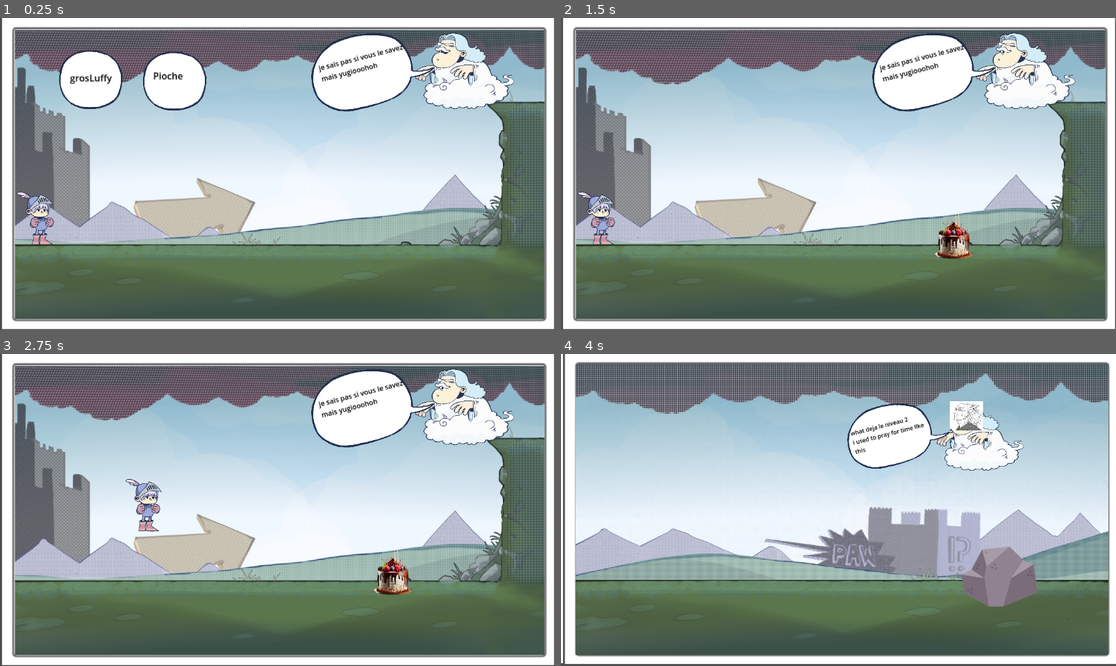
Above: before the commit, frames 1-4 (two rows, left to right).
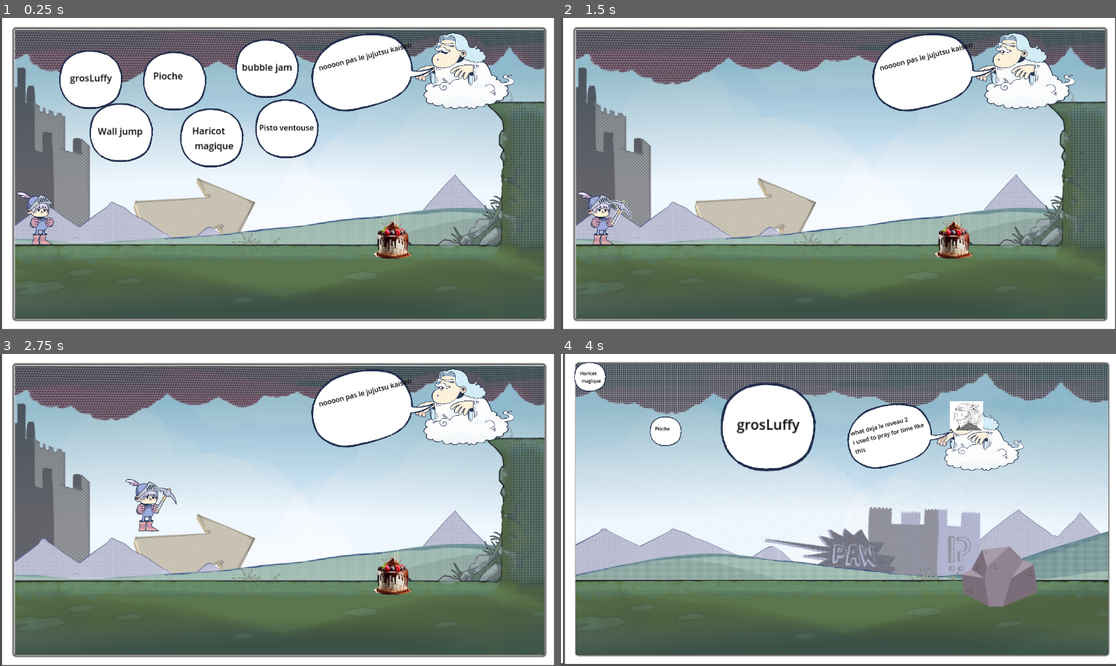
Above: after the commit, the same moments.

Repository: Iniang45/jam
Game: Godot game, scene res://Scenes/Main/main.tscn
Same seed, same stepped clock (60 frames per second), same inputs: the game is played once before the commit and once after it.
Inputs (mouse positions are in pixels of both pictures, inside the frame that each line leads up to):
- Up to frame 1 (0.25 s): no input
- Up to frame 2 (1.5 s): click "Pioche" at 0.5 s; click (649, 80) at 1.25 s, where only the run before the commit has a clickable "grosLuffy"
- Up to frame 3 (2.75 s): move the mouse to (399, 494) at 2.02 s; hold D (Right) from 2.03 s (still down); click (399, 494) at 2.1 s; tap Space (Jump) at 2.27, 2.3, 2.57 s
- Up to frame 4 (4 s): move the mouse to (727, 525) at 2.77 s; release D (Right) at 2.78 s; hold W (Down) 2.78-3.53 s; tap Space (Jump) at 2.85, 3.02, 3.32, 3.8 s; click (727, 525) at 3.05 s; move the mouse to (894, 441) at 3.52 s; hold D (Right) from 3.53 s (still down); tap 2 (camera2) at 3.6 s

The runs differ from the first frame. In frame 1, 7.9% of the frame differs, in the area x 16-75%, y 6-78%; in frame 2, 0.4%; in frame 3, 0.4%; in frame 4, 4.9%.
Error before the commit: Invalid assignment of property or key 'visible' with value of type 'bool' on a base object of type 'null instance'. (res://Scenes/Main/main.gd:20)
Error after the commit: Invalid assignment of property or key 'visible' with value of type 'bool' on a base object of type 'null instance'. (res://Scenes/Main/niveau_1.gd:36)

Commit message:
enormément de modifications

Diff:
--- a/Scenes/Main/main.gd
+++ b/Scenes/Main/main.gd
@@ -1,53 +1,53 @@
 extends Control
 var objetPorte = ""
-
+var listeItems ={}
+signal buttonClick(nom_button,niveau)
 # Called when the node enters the scene tree for the first time.
 func _ready() -> void:
-	pass # Replace with function body.
+	listeItems["piocheBulle"] = false
+	listeItems["grosluffyBulle"] = false
+	listeItems["LanceVentouseBulle"] = false
+	listeItems["ArbreBulle"] = false
+	listeItems["GrabBulle"] = false
+	listeItems["LanceurBulleBulle"] = false
 
 
 # Called every frame. 'delta' is the elapsed time since the previous frame.
 func _process(delta: float) -> void:
 
+
+
 	if Input.is_action_just_pressed("use") and objetPorte == "Pioche":
-		$cadre/Player/Pioche/Sprite2D.play()
+		$Player/Pioche/Sprite2D.play()
 	if Input.is_action_just_pressed("camera2"):
 		$Camera2D.position.x = 1724
 		$Camera2D.position.y = 330
-func _on_pioche_bulle_pressed() -> void:
+func pioche(niveau) -> void:
 	print("pioche")
-	$cadre/niveau1/piocheBulle.visible = false
-	$cadre/Player/Pioche.visible = true
+	$Player/Pioche.visible = true
 	objetPorte = "Pioche"
+	listeItems[str(objetPorte)] = true
 
 
-func _on_grosluffy_bulle_pressed() -> void:
+func gros_luffy() -> void:
 	print("grosLuffy")
 	$cadre/niveau1/grosluffy/CollisionShape2D.set_disabled(false)
 	$cadre/niveau1/grosluffyBulle.visible = false
 	$cadre/niveau1/grosluffy.visible = true
-	objetPorte = "grosLuddy"
+	objetPorte = "grosLuffy"
+	listeItems[objetPorte] = true
+
+
 
 
 func _on_player_ilamange() -> void:
 	$cadre/niveau1/grosluffy.visible = false
 
 
-func _on_niveau_1_text_changed() -> void:
-	$cadre/Narrateur/AnimatedSprite2D.play()
 
 
-func _on_lance_ventouse_bulle_pressed() -> void:
-	pass # Replace with function body.
-
-
-func _on_lanceur_bulle_bulle_pressed() -> void:
-	pass # Replace with function body.
-
-
-func _on_grab_bulle_pressed() -> void:
-	pass # Replace with function body.
-
-
-func _on_arbre_bulle_pressed() -> void:
-	pass # Replace with function body.
+func _on_button_click(nom_button: Variant, niveau: Variant) -> void:
+	print("but would you lose")
+	match nom_button:
+		"piocheBulle":
+			pioche("niveau1")
--- a/Scenes/Main/main.tscn
+++ b/Scenes/Main/main.tscn
@@ -11,9 +11,14 @@
 [ext_resource type="PackedScene" uid="uid://07ti4h3yjr4t" path="res://Scenes/Main/grosluffy_bulle.tscn" id="8_1eftr"]
 [ext_resource type="PackedScene" uid="uid://d1gbr3rmcg65y" path="res://player.tscn" id="8_ki5ua"]
 [ext_resource type="PackedScene" uid="uid://d26ciriyv0xlb" path="res://Scenes/Main/narrateur.tscn" id="9_34tiq"]
+[ext_resource type="PackedScene" path="res://Scenes/Main/lanceurBulle_bulle.tscn" id="9_fhi41"]
 [ext_resource type="Texture2D" uid="uid://cxk6q5ppsubl0" path="res://Sprite/EXEMPLE BACKGROUND.jpeg" id="10_01s04"]
+[ext_resource type="PackedScene" path="res://Scenes/Main/lanceVentouse_bulle.tscn" id="10_cs6xd"]
 [ext_resource type="Texture2D" uid="uid://vgeytfumrjyd" path="res://Sprite/look_to_the_horizon.png" id="11_7gm2m"]
+[ext_resource type="PackedScene" path="res://Scenes/Main/arbre_bulle.tscn" id="11_ii2gb"]
 [ext_resource type="Texture2D" uid="uid://c8yk5afks4th0" path="res://stones.png" id="12_mctcu"]
+[ext_resource type="PackedScene" uid="uid://cflsmu8y1tkww" path="res://Scenes/Main/grab_bulle.tscn" id="12_nfcxv"]
+[ext_resource type="Script" path="res://Scenes/Main/niveau_2.gd" id="14_orj32"]
 
 [sub_resource type="RectangleShape2D" id="RectangleShape2D_k2hvy"]
 size = Vector2(38, 155)
@@ -46,7 +51,7 @@
 texture = ExtResource("1_mnbm2")
 metadata/_edit_lock_ = true
 
-[node name="niveau1" type="Control" parent="cadre"]
+[node name="niveau1" type="Control" parent="cadre" groups=["niveaux"]]
 layout_mode = 1
 anchors_preset = 15
 anchor_right = 1.0
@@ -122,7 +127,6 @@
 shape = SubResource("RectangleShape2D_nnuhi")
 
 [node name="grosluffy" parent="cadre/niveau1" instance=ExtResource("7_mdvum")]
-visible = false
 position = Vector2(779, 439)
 scale = Vector2(0.5, 0.5)
 
@@ -134,16 +138,49 @@
 offset_bottom = 1452.0
 scale = Vector2(0.1, 0.1)
 
+[node name="LanceurBulleBulle" parent="cadre/niveau1" instance=ExtResource("9_fhi41")]
+layout_mode = 1
+offset_left = 419.0
+offset_top = -21.0
+offset_right = 1366.0
+offset_bottom = 1429.0
+scale = Vector2(0.1, 0.1)
+
+[node name="LanceVentouseBulle" parent="cadre/niveau1" instance=ExtResource("10_cs6xd")]
+layout_mode = 1
+offset_left = 460.0
+offset_top = 104.0
+offset_right = 1407.0
+offset_bottom = 1554.0
+scale = Vector2(0.1, 0.1)
+
+[node name="ArbreBulle" parent="cadre/niveau1" instance=ExtResource("11_ii2gb")]
+layout_mode = 1
+offset_left = 304.0
+offset_top = 123.0
+offset_right = 1251.0
+offset_bottom = 1573.0
+scale = Vector2(0.1, 0.1)
+
+[node name="GrabBulle" parent="cadre/niveau1" instance=ExtResource("12_nfcxv")]
+layout_mode = 1
+offset_left = 116.0
+offset_top = 112.0
+offset_right = 1063.0
+offset_bottom = 1562.0
+scale = Vector2(0.1, 0.1)
+
 [node name="Narrateur" parent="cadre" instance=ExtResource("9_34tiq")]
 z_index = 3
 position = Vector2(942, 80)
 
-[node name="niveau2" type="Control" parent="."]
+[node name="niveau2" type="Control" parent="." groups=["niveaux"]]
 anchors_preset = 0
 offset_left = 1156.0
 offset_top = 2.0
 offset_right = 2302.0
 offset_bottom = 650.0
+script = ExtResource("14_orj32")
 
 [node name="cadre" type="TextureRect" parent="niveau2"]
 layout_mode = 1
@@ -218,6 +255,36 @@
 position = Vector2(-2, 68)
 shape = SubResource("CircleShape2D_jfy1v")
 
+[node name="grosluffyBulle" parent="niveau2" instance=ExtResource("8_1eftr")]
+layout_mode = 1
+offset_left = 265.0
+offset_top = 1.0
+offset_right = 1167.0
+offset_bottom = 1401.0
+
+[node name="piocheBulle" parent="niveau2" instance=ExtResource("4_ovarf")]
+layout_mode = 1
+offset_left = 157.0
+offset_top = 113.0
+offset_right = 1104.0
+offset_bottom = 1563.0
+
+[node name="LanceVentouseBulle" parent="niveau2" instance=ExtResource("10_cs6xd")]
+layout_mode = 0
+anchors_preset = 0
+
+[node name="LanceurBulleBulle" parent="niveau2" instance=ExtResource("9_fhi41")]
+layout_mode = 0
+anchors_preset = 0
+
+[node name="GrabBulle" parent="niveau2" instance=ExtResource("12_nfcxv")]
+layout_mode = 0
+anchors_preset = 0
+
+[node name="ArbreBulle" parent="niveau2" instance=ExtResource("11_ii2gb")]
+layout_mode = 0
+anchors_preset = 0
+
 [node name="Player" parent="." instance=ExtResource("8_ki5ua")]
 z_index = 2
 position = Vector2(80, 471)
@@ -229,8 +296,12 @@
 [node name="Camera2D" type="Camera2D" parent="."]
 position = Vector2(578, 326)
 
+[connection signal="buttonClick" from="." to="." method="_on_button_click"]
+[connection signal="buttonClick" from="." to="cadre/niveau1" method="_on_main_button_click"]
+[connection signal="buttonClick" from="." to="niveau2" method="_on_main_button_click"]
 [connection signal="textChanged" from="cadre/niveau1" to="." method="_on_niveau_1_text_changed"]
-[connection signal="pressed" from="cadre/niveau1/piocheBulle" to="." method="_on_pioche_bulle_pressed"]
+[connection signal="pressed" from="cadre/niveau1/piocheBulle" to="cadre/niveau1" method="_on_pioche_bulle_pressed"]
 [connection signal="area_entered" from="cadre/niveau1/grosluffy" to="Player" method="_on_grosluffy_area_entered"]
 [connection signal="pressed" from="cadre/niveau1/grosluffyBulle" to="." method="_on_grosluffy_bulle_pressed"]
+[connection signal="pressed" from="niveau2/piocheBulle" to="niveau2" method="_on_pioche_bulle_pressed"]
 [connection signal="ilamange" from="Player" to="." method="_on_player_ilamange"]
--- a/Scenes/Main/niveau_1.gd
+++ b/Scenes/Main/niveau_1.gd
@@ -1,14 +1,41 @@
 extends Control
 var objetPorte = ""
 signal textChanged
+
 @onready var texte = $bulle/Label
 # Called when the node enters the scene tree for the first time.
 func _ready() -> void:
 	texte.text = "je sais pas si vous le savez mais yugiooohoh"
-	await get_tree().create_timer(5).timeout
 	texte.text = "noooon pas le jujutsu kaisen"
 	textChanged.emit()
 
+
+
 # Called every frame. 'delta' is the elapsed time since the previous frame.
 func _process(delta: float) -> void:
-	pass
+	var parent = get_parent().get_parent()
+	for items in parent.listeItems :
+		if parent.listeItems[items] == true:
+			var noeud = get_node(str(items))
+			noeud.visible = false
+
+
+
+
+
+
+
+
+
+
+func _on_main_button_click(nom_button: Variant, niveau: Variant) -> void:
+	print("zehhahahahah")
+	var parent = get_parent().get_parent()
+	for items in parent.listeItems :
+		print(str(items))
+		get_node(str(items)).visible = false
+
+
+func _on_pioche_bulle_pressed() -> void:
+	var parent = get_parent().get_parent()
+	parent.buttonClick.emit("piocheBulle","niveau1")
--- /dev/null
+++ b/Scenes/Main/niveau_2.gd
@@ -0,0 +1,38 @@
+extends Control
+var objetPorte = ""
+signal textChanged
+@onready var texte = $bulle/Label
+# Called when the node enters the scene tree for the first time.
+func _ready() -> void:
+	pass
+
+
+# Called every frame. 'delta' is the elapsed time since the previous frame.
+func _process(delta: float) -> void:
+	var parent = get_parent()
+	for items in parent.listeItems :
+		if parent.listeItems[items] == true:
+			var noeud = get_node(str(items))
+			noeud.visible = false
+
+
+
+
+
+
+
+
+
+
+func _on_main_button_click(nom_button: Variant, niveau: Variant) -> void:
+	print("zehhahahahah")
+	var parent = get_parent()
+	if niveau == "niveau2":
+		for items in parent.listeItems :
+			print(str(items))
+			get_node(str(items)).visible = false
+
+
+func _on_pioche_bulle_pressed() -> void:
+	var parent = get_parent()
+	parent.buttonClick.emit("piocheBulle","niveau2")
--- a/Scenes/Main/piocheBulle.tscn
+++ b/Scenes/Main/piocheBulle.tscn
@@ -1,6 +1,7 @@
-[gd_scene load_steps=2 format=3 uid="uid://bhjj23gnrfygc"]
+[gd_scene load_steps=3 format=3 uid="uid://bhjj23gnrfygc"]
 
 [ext_resource type="Texture2D" uid="uid://xgwd4b5ieil6" path="res://Sprite/BULLE RONDE.png" id="1_6pavk"]
+[ext_resource type="Script" path="res://Scenes/Main/pioche_bulle.gd" id="2_mmw20"]
 
 [node name="piocheBulle" type="TextureButton"]
 anchors_preset = 15
@@ -14,6 +15,7 @@
 grow_vertical = 2
 scale = Vector2(0.05, 0.05)
 texture_normal = ExtResource("1_6pavk")
+script = ExtResource("2_mmw20")
 
 [node name="Label" type="Label" parent="."]
 layout_mode = 0
@@ -24,3 +26,5 @@
 scale = Vector2(12, 12)
 theme_override_colors/font_color = Color(0, 0, 0, 1)
 text = "Pioche"
+
+[connection signal="pressed" from="." to="." method="_on_pressed"]
--- /dev/null
+++ b/Scenes/Main/pioche_bulle.gd
@@ -0,0 +1,10 @@
+extends TextureButton
+
+# Called when the node enters the scene tree for the first time.
+func _ready() -> void:
+	pass # Replace with function body.
+
+
+# Called every frame. 'delta' is the elapsed time since the previous frame.
+func _process(delta: float) -> void:
+	pass
--- a/Scenes/Player/Scripts/player.gd
+++ b/Scenes/Player/Scripts/player.gd
@@ -26,7 +26,7 @@
 var direction: Vector2 = Vector2.ZERO
 var Last_direction: Vector2 = Vector2.ZERO
 var is_stopped: bool = true
-
+signal peutclaw
 signal ilamange
 
 var is_on_ground: bool = false
@@ -66,10 +66,12 @@
 
 	if Input.is_action_just_pressed("Jump") and (is_on_wall_left):
 		print('sucess')
-		wall_jump()
+		if peutclaw:
+			wall_jump()
 	elif Input.is_action_just_pressed("Jump") and (is_on_wall_right):
 		print('sucess')
-		wall_jump()
+		if peutclaw:
+			wall_jump()
 	elif Input.is_action_just_pressed("Jump") and is_on_tree:
 		jump()
 
@@ -144,7 +146,7 @@
 func check_if_on_ground():
 	if $RayCast2D.is_colliding():
 		var collider = $RayCast2D.get_collider()
-		print("RayCast collision avec :", collider)
+		#print("RayCast collision avec :", collider)
 		if collider and collider.is_in_group("ArbreMagique"):  # Vérifie le groupe
 			is_on_tree = true
 			return false
Not shown: 1 places in Scenes/Main/grab_bulle.tscn that only renumber resources
Not shown: 1 places in Scenes/Main/main.tscn that only renumber resources
